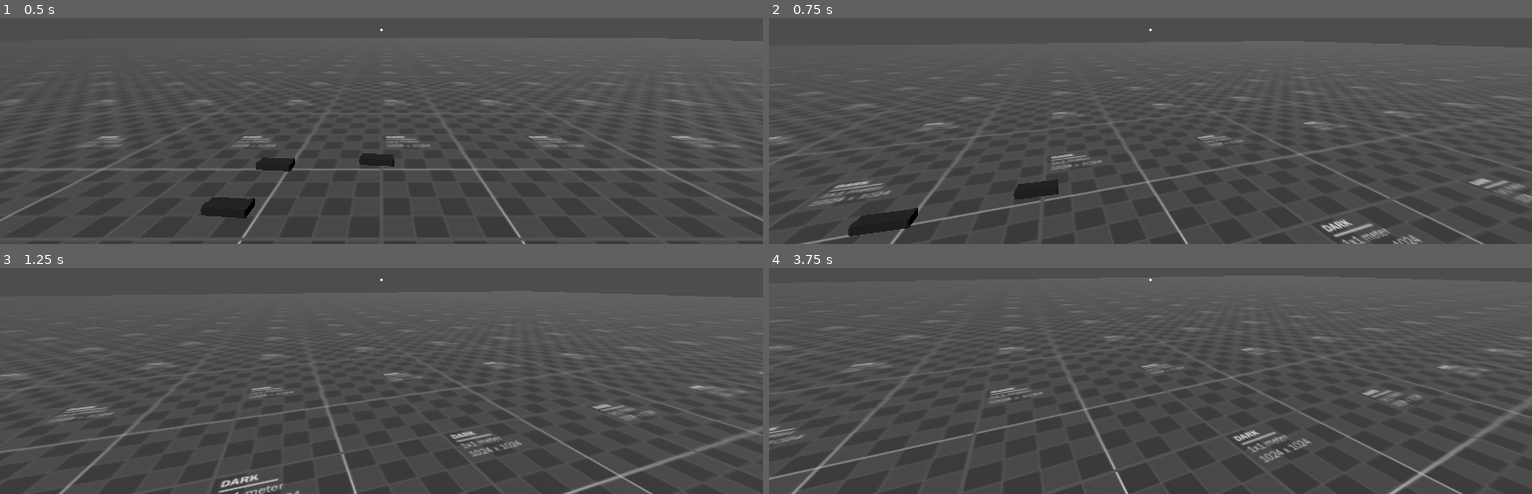
Above: before the commit, frames 1-4 (two rows, left to right).
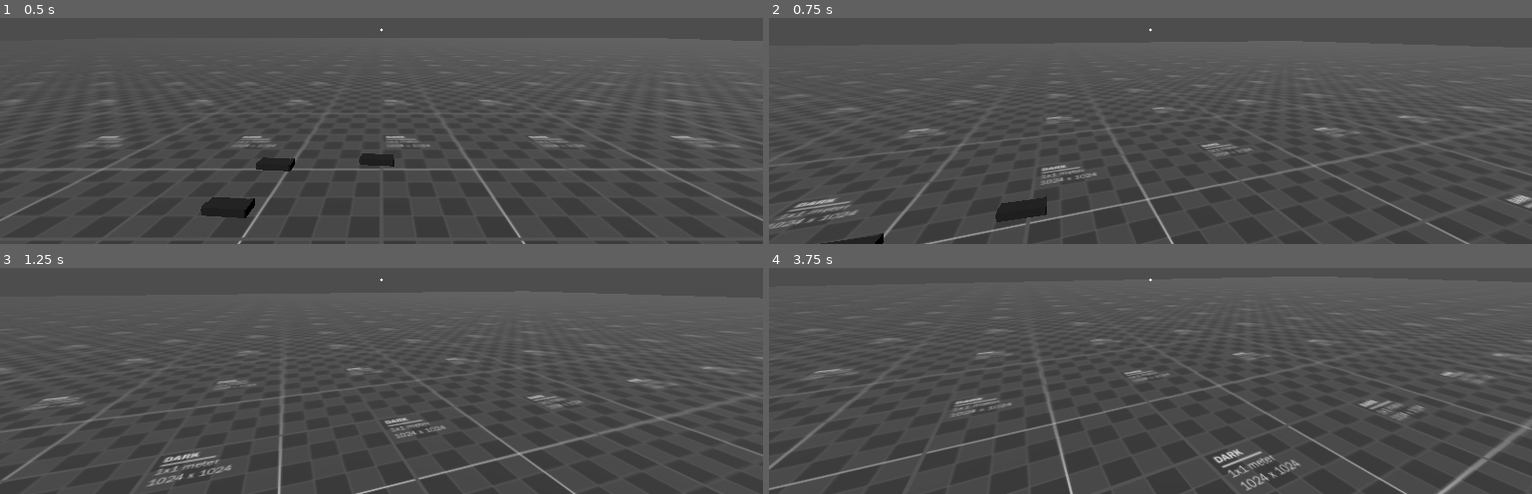
Above: after the commit, the same moments.

Repository: dairycultist/Deadman-Survival
Game: Godot game, scene res://world.tscn
Two runs of this game, one before a commit and one after it. Both use one fixed random seed, a clock stepped at 60 frames per second and the inputs below.
Inputs (mouse positions are in pixels of both pictures, inside the frame that each line leads up to):
- Up to frame 1 (0.5 s): no input
- Up to frame 2 (0.75 s): tap Enter at 0.5 s; move the mouse to (1188, 29) at 0.52 s; hold W (walk_up) from 0.53 s (still down); hold E (interact) from 0.53 s (still down)
- Up to frame 3 (1.25 s): keep holding W (walk_up); keep holding E (interact)
- Up to frame 4 (3.75 s): keep holding W (walk_up); move the mouse to (1112, 281) at 1.27 s; release E (interact) at 1.28 s; right-click (1112, 281) at 1.35 s; tap E (interact) at 1.55, 2.3, 2.85 s; move the mouse to (1165, 272) at 2.02 s; press the mouse at (1165, 272) at 2.03 s; move the mouse to (1142, 286) at 2.77 s; release the mouse at (1142, 286) at 2.78 s; move the mouse to (1203, 286) at 3.52 s; hold E (interact) from 3.53 s (still down)

Frame 1 is identical in both runs. In frame 2, 7.6% of the frame differs, in the area x 0-100%, y 24-100%; in frame 3, 5.6%; in frame 4, 7.5%.

Commit message:
Replace improper use of Manhattan distance with Chebyshev distance

Diff:
--- a/backpack.gd
+++ b/backpack.gd
@@ -52,8 +52,8 @@
 
 		var item_slot_pos: Vector2 = get_parent().unproject_position(slot.global_position)
 
-		# use manhattan distance
-		if abs(mouse_pos.x - item_slot_pos.x) + abs(mouse_pos.y - item_slot_pos.y) < slot_select_radius and slot.get_child_count() == 1:
+		# use Chebyshev distance
+		if max(abs(mouse_pos.x - item_slot_pos.x), abs(mouse_pos.y - item_slot_pos.y)) < slot_select_radius and slot.get_child_count() == 1:
 			return slot.get_child(0)
 
 	return null
--- a/player.tscn
+++ b/player.tscn
@@ -11,7 +11,6 @@
 
 [node name="Player" type="CharacterBody3D"]
 script = ExtResource("1_4flbx")
-accel = 25
 
 [node name="Collider" type="CollisionShape3D" parent="."]
 transform = Transform3D(1, 0, 0, 0, 1, 0, 0, 0, 1, 0, 1, 0)
--- a/player_controller.gd
+++ b/player_controller.gd
@@ -1,11 +1,11 @@
 extends CharacterBody3D
 
-@export var mouse_sensitivity := 0.3
-@export var interact_range := 10.0
+@export var mouse_sensitivity: float = 0.3
+@export var interact_range: float = 2.5
 
 @export_category("Movement")
-@export var drag := 8
-@export var accel := 50
+@export var drag: float = 8
+@export var accel: float = 50
 
 var camera_pitch := 0.0
 
